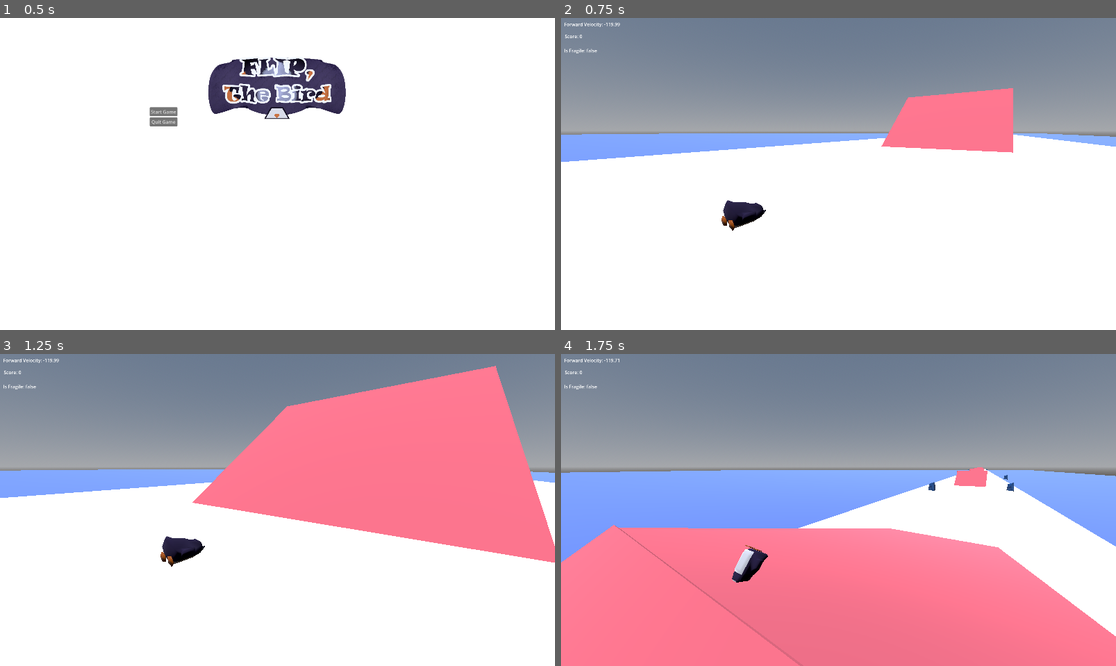
Above: before the commit, frames 1-4 (two rows, left to right).
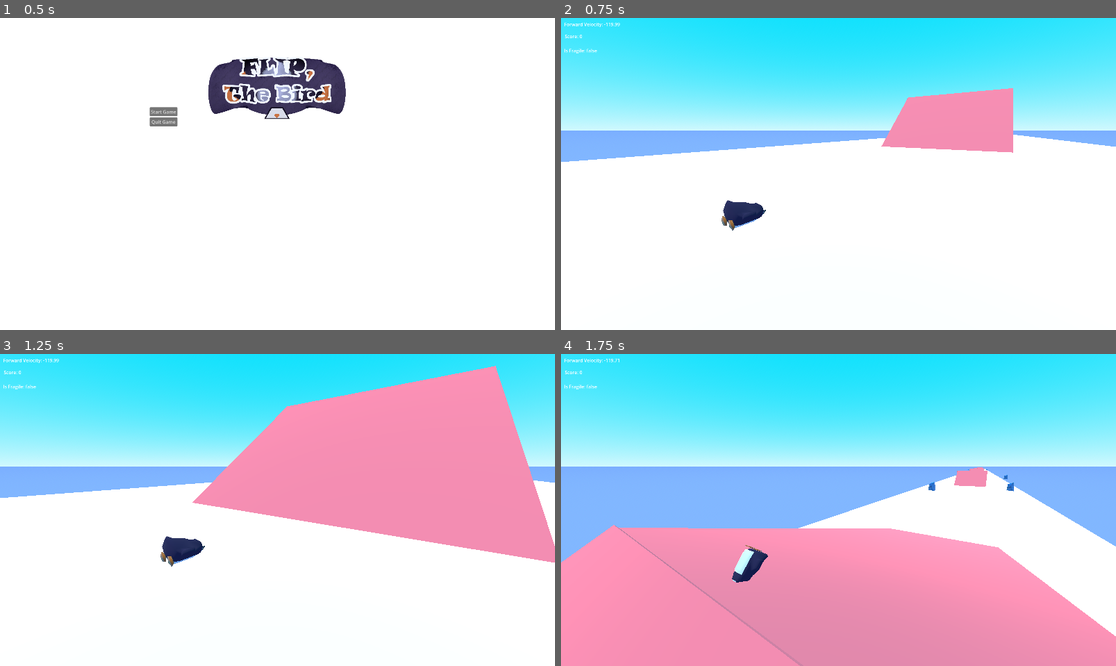
Above: after the commit, the same moments.

Repository: Emerald6468/FlipTheBird
Game: Godot game, scene res://Scenes/UI/MainMenu.tscn
Two runs of this game, one before a commit and one after it. Both use one fixed random seed, a clock stepped at 60 frames per second and the inputs below.
Inputs:
- Up to frame 1 (0.5 s): no input
- Up to frame 2 (0.75 s): click "Start Game" at 0.5 s
- Up to frame 3 (1.25 s): no input
- Up to frame 4 (1.75 s): tap Enter (ui_accept) at 1.25, 1.52 s; hold W (Forward) from 1.28 s (still down); hold Space (red_action) from 1.28 s (still down)

Frame 1 is identical in both runs. In frame 2, 39% of the frame differs, in the area x 0-100%, y 0-69%; in frame 3, 50%; in frame 4, 80%, in the area x 0-100%, y 0-100%.

Commit message:
cute skybox

Diff:
--- a/flip,-the-bird/Scenes/TestScenes/zander_test_scene.tscn
+++ b/flip,-the-bird/Scenes/TestScenes/zander_test_scene.tscn
@@ -6,6 +6,10 @@
 [ext_resource type="PackedScene" uid="uid://bsy5qvhnfe3j6" path="res://Scenes/TestScenes/testhillzanderstyle.tscn" id="4_ugqxb"]
 
 [sub_resource type="ProceduralSkyMaterial" id="ProceduralSkyMaterial_5cjin"]
+sky_top_color = Color(2.695322e-06, 0.873922, 0.9911999, 1)
+sky_horizon_color = Color(0.8221627, 0.9743741, 0.9950823, 1)
+ground_bottom_color = Color(0.5058824, 0.7176471, 1, 1)
+ground_horizon_color = Color(0.47843137, 0.68235296, 1, 1)
 
 [sub_resource type="Sky" id="Sky_blgmw"]
 sky_material = SubResource("ProceduralSkyMaterial_5cjin")
@@ -20,9 +24,6 @@
 
 [sub_resource type="BoxMesh" id="BoxMesh_gb4s8"]
 material = SubResource("StandardMaterial3D_h5jjn")
-
-[sub_resource type="StandardMaterial3D" id="StandardMaterial3D_kb8m7"]
-albedo_color = Color(0.39499223, 0.5150157, 1, 1)
 
 [node name="ZanderTestScene" type="Node3D" unique_id=1441254301]
 script = ExtResource("1_blgmw")
@@ -46,12 +47,6 @@
 
 [node name="MeshInstance3D" type="MeshInstance3D" parent="AllGround/Ground/CollisionShape3D" unique_id=798219564]
 mesh = SubResource("BoxMesh_gb4s8")
-
-[node name="Ground2" type="CSGBox3D" parent="AllGround" unique_id=1650501423]
-transform = Transform3D(5000, 0, 0, 0, 2.107, 0, 0, 0, 1000, -1640.6832, -39.87965, -4443.084)
-use_collision = true
-size = Vector3(1, 1, 10.893982)
-material = SubResource("StandardMaterial3D_kb8m7")
 
 [node name="Rock" parent="AllGround" unique_id=1886200248 instance=ExtResource("3_1885f")]
 transform = Transform3D(5, 0, 0, 0, 5, 0, 0, 0, 5, 45.279037, 0.8788929, -451.60754)
Not shown, changed: flip,-the-bird/Scenes/.DS_Store
